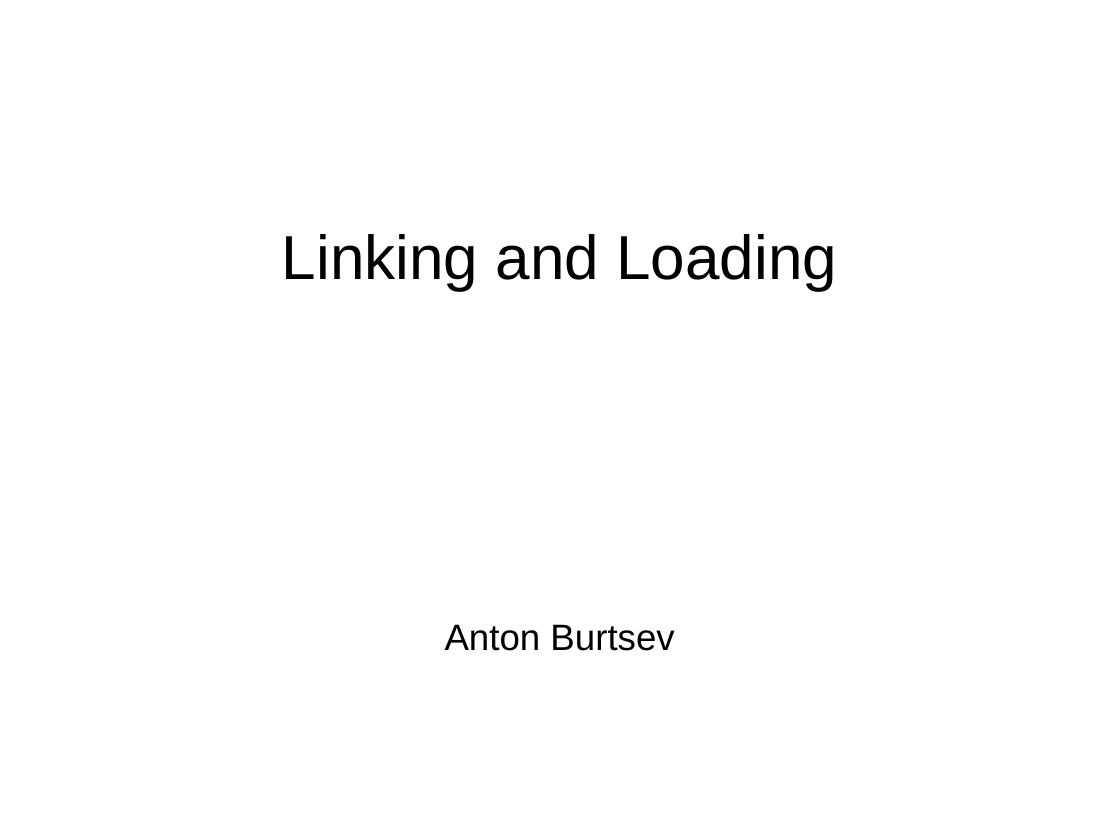
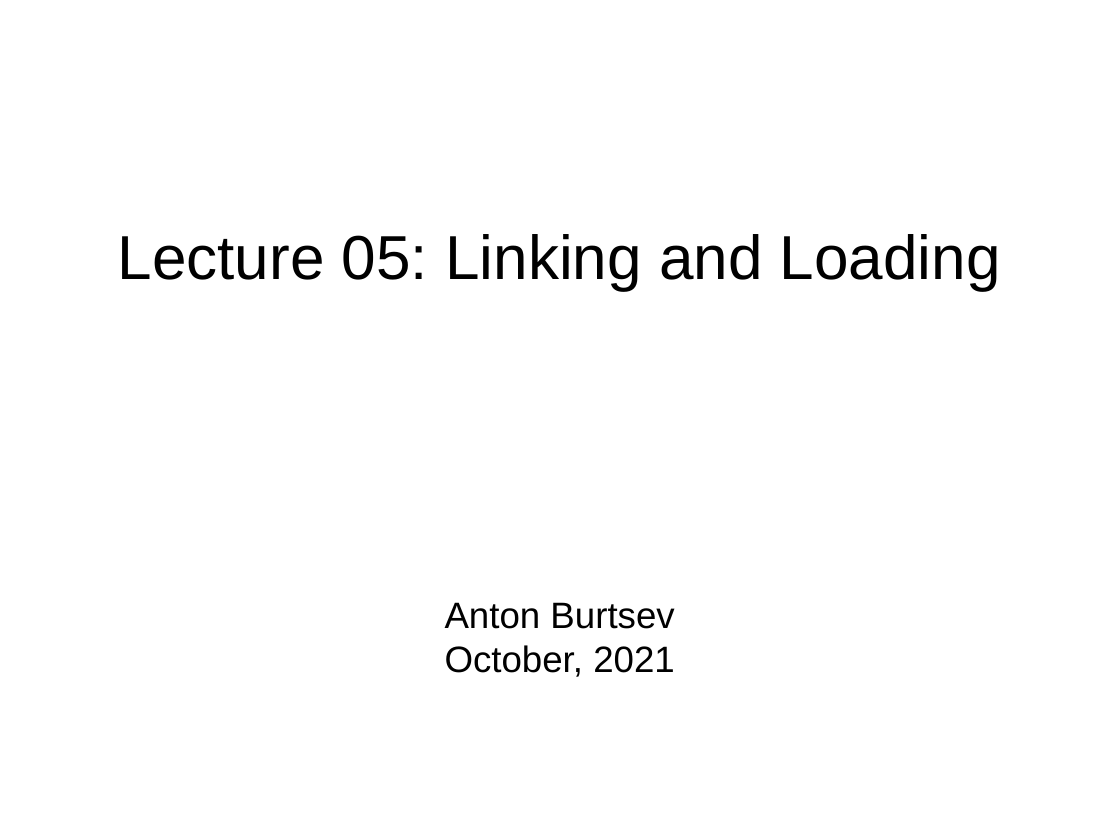
Before and after one commit to antonburtsev/cs5460, a slide deck: slide 1 of lectures/lecture05-linking-and-loading/lecture05-linking-and-loading.odp. Drawn at 1120x840 pixels with LibreOffice and Linux fonts; fonts in the diff are those of the drawing. Boxes give left, top, right and bottom in pixels: in the first picture for what was removed or moved away, otherwise in the second. Text is boxed around its words. In the diff, an @@ line names an element or a change of style, - is before the commit and + after.

Commit message:
Lecture 05 -- Linking and Loading

```diff
--- a/lectures/lecture05-linking-and-loading/lecture05-linking-and-loading.odp
+++ b/lectures/lecture05-linking-and-loading/lecture05-linking-and-loading.odp
@@ title at [118,234,1001,291]: text changed @@
-Linking and Loading
+Lecture 05: Linking and Loading
@@ subtitle at [445,645,675,677]: paragraph added @@
+October, 2021
```
Also in this commit, not shown: 2 other slides changed, 1 other file.
